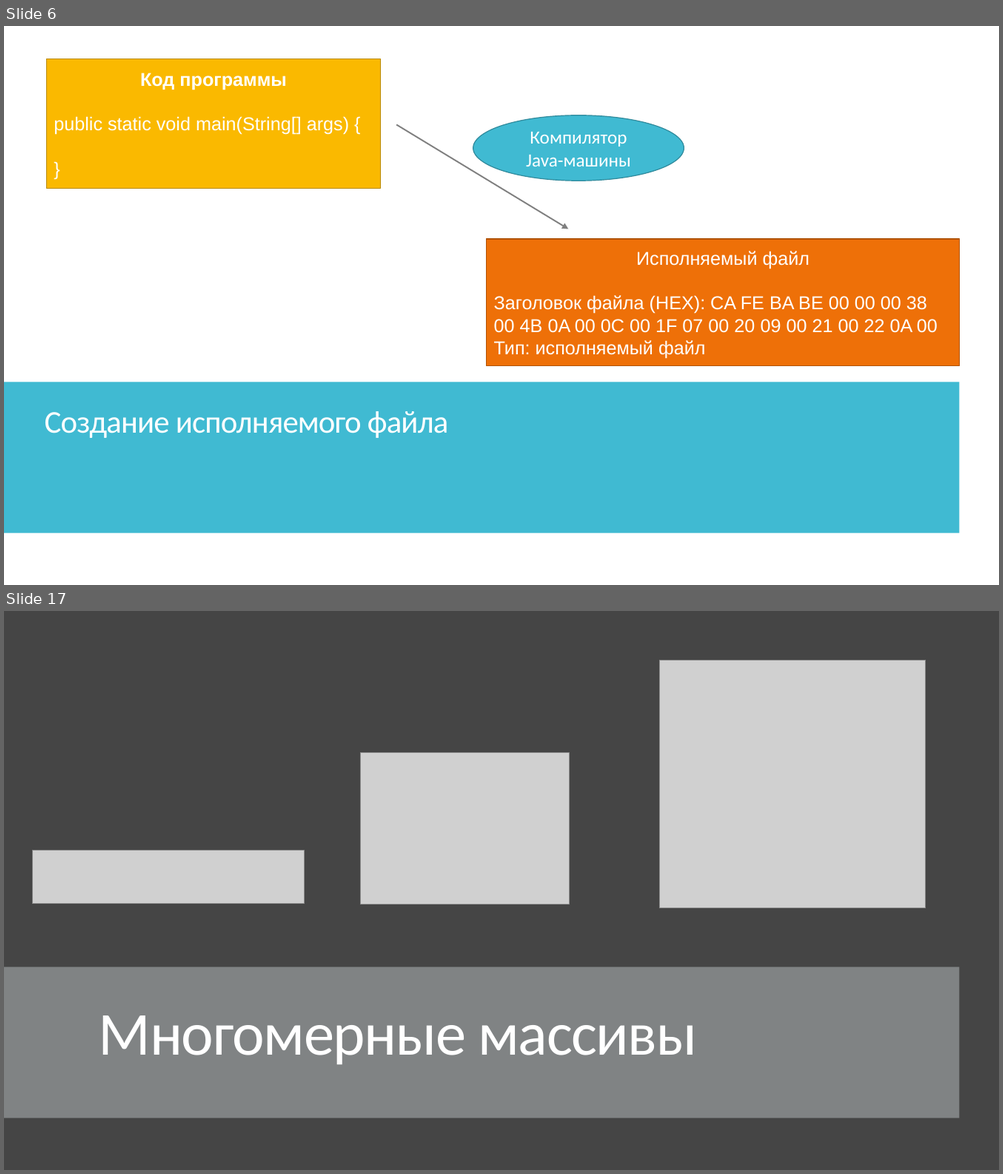
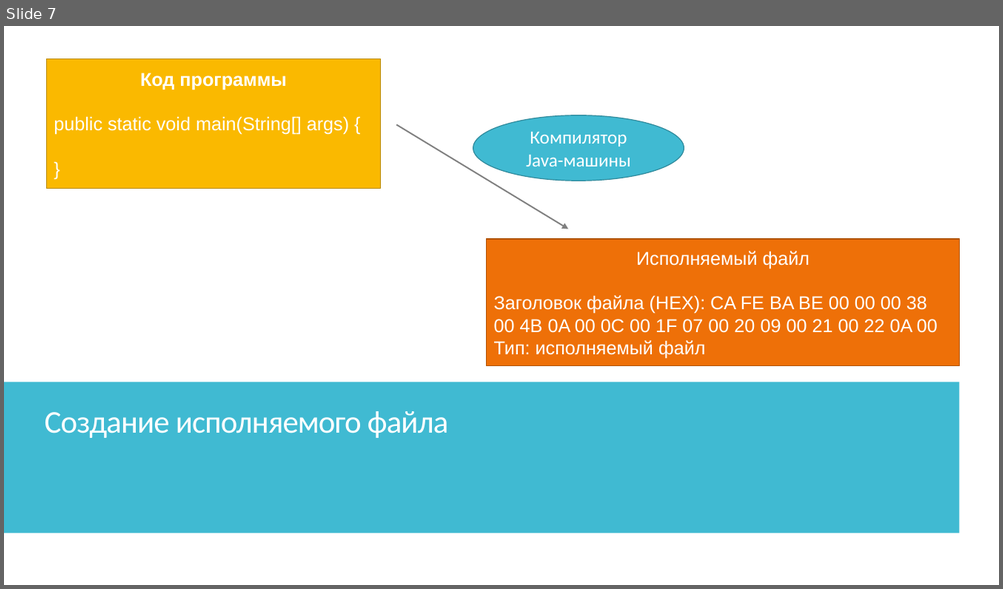
Before and after one commit to IriEfremova/LessonsCube, a slide deck: Samsung/Lesson8/ArraysPracticum.pptx. Shown one above the other, each under a label of ours: slides 6 and 17 before the commit, slide 7 after it; the slides between them are not shown. The pictures are 1003x1174 and 1003x589 pixels, drawn with LibreOffice and Linux fonts; fonts in the diff are those of the drawing; grey boxes stand for pictures. Boxes give left, top, right and bottom in pixels: in the first picture for what was removed or moved away, otherwise in the second. Text is boxed around its words. In the diff, an @@ line names an element or a change of style, - is before the commit and + after.

```diff
--- a/Samsung/Lesson8/ArraysPracticum.pptx
+++ b/Samsung/Lesson8/ArraysPracticum.pptx
@@ slide 17 removed at [4,611,999,1170], background #454545; not listed: 2 template elements that a slide beside it also shows @@
@@ rectangle removed at [4,611,999,1170] @@
@@ picture removed at [660,661,926,908] @@
@@ picture removed at [361,753,569,904] @@
@@ picture removed at [32,851,304,904] @@
@@ rectangle removed at [4,968,959,1119] @@
@@ text removed at [99,1016,697,1065] @@
-Многомерные массивы
@@ what was slide 6 is now slide 7 @@
```
Also in this commit, not shown: 1 slide changed, 7 slides added, 16 other slides removed, 5 other files.
